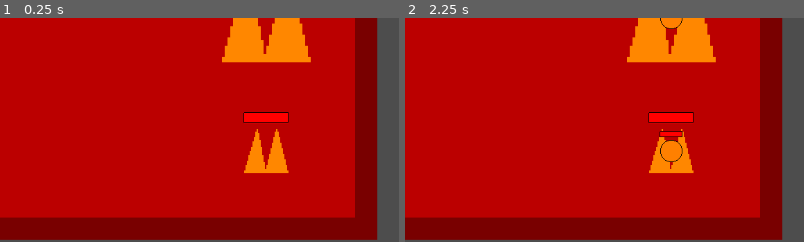
Above: before the commit, frames 1-2 (left to right).
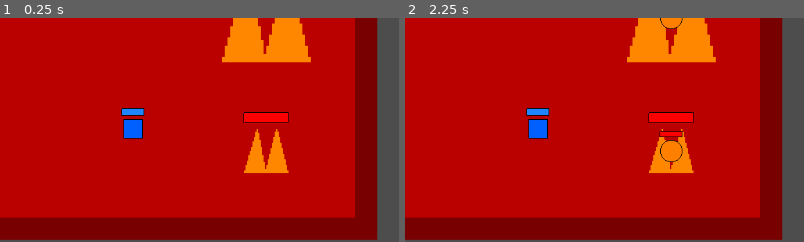
Above: after the commit, the same moments.

Repository: aucguy/Ludum-Dare-54
Game: Godot game, scene res://scenes/room.tscn
Same seed, same stepped clock (60 frames per second), same inputs: the game is played once before the commit and once after it. This scene is started directly instead of the project's main scene.
Inputs:
- Up to frame 1 (0.25 s): no input
- Up to frame 2 (2.25 s): tap Enter at 0.5, 2 s; hold D (move_right) 0.53-1.28 s; hold Space (spray_water) 0.53-1.28 s; hold S (move_down) 1.28-2.03 s; tap Space (spray_water) at 1.35 s; hold D (move_right) from 2.03 s (still down); hold Space (spray_water) from 2.03 s (still down)
The pictures show only the part of the screen within x 0-50%, y 0-50%; the shares and areas given below are measured in that part.

The runs differ from the first frame. In frame 1, 0.7% of the frame differs, in the area x 30-37%, y 40-55%; in frame 2, 0.7%.

Commit message:
Add pool

Diff:
--- a/scenes/health.gd
+++ b/scenes/health.gd
@@ -28,6 +28,8 @@
 		stroke_width = value
 		queue_redraw()
 
+@export var can_die: bool = true
+
 @onready var health = max_health
 @onready var is_dead = false
 
@@ -35,7 +37,7 @@
 signal change
 
 func increment(amount):
-	if is_dead:
+	if is_dead and can_die:
 		return
 	health += amount
 	if health < 0:
@@ -48,7 +50,7 @@
 	change.emit()
 
 func set_health(amount):
-	if is_dead:
+	if is_dead and can_die:
 		return
 	health = amount
 	if health < 0:
@@ -59,6 +61,10 @@
 		health = max_health
 	queue_redraw()
 	change.emit()
+
+func set_max_health(amount):
+	max_health = amount
+	health = max_health
 
 func restart():
 	is_dead = false
--- a/scenes/health.tscn
+++ b/scenes/health.tscn
@@ -4,3 +4,4 @@
 
 [node name="Health" type="Node2D"]
 script = ExtResource("1_h15x3")
+can_die = null
--- a/scenes/player.tscn
+++ b/scenes/player.tscn
@@ -34,9 +34,9 @@
 [node name="WaterSpray" parent="." groups=["player"] instance=ExtResource("3_xqv0s")]
 
 [node name="Health" parent="." instance=ExtResource("4_hfo1k")]
-max_health = 100.0
 width = 0
 height = 0
 fill_color = Color(1, 0, 0, 0)
+can_die = true
 
 [connection signal="dead" from="Health" to="." method="_on_health_dead"]
--- /dev/null
+++ b/scenes/pool.gd
@@ -0,0 +1,15 @@
+extends Area2D
+
+@export var refill_speed: int = 10
+@export var capacity: int = 25
+
+func _ready():
+	$Health.set_max_health(capacity)
+
+func _process(delta):
+	$Health.increment(delta * refill_speed)
+
+func _on_body_entered(body):
+	if body.is_in_group('player'):
+		body.hurt(-$Health.health)
+		$Health.set_health(0)
--- /dev/null
+++ b/scenes/pool.tscn
@@ -0,0 +1,39 @@
+[gd_scene load_steps=6 format=3 uid="uid://d1l3mlrewpiyg"]
+
+[ext_resource type="Script" path="res://scenes/pool.gd" id="1_3puvb"]
+[ext_resource type="Texture2D" uid="uid://5q3otgfnw1uu" path="res://images/pool.png" id="1_na2aq"]
+[ext_resource type="PackedScene" uid="uid://ddoq2dtf3va6t" path="res://scenes/health.tscn" id="2_om1uw"]
+
+[sub_resource type="SpriteFrames" id="SpriteFrames_g4mmn"]
+animations = [{
+"frames": [{
+"duration": 1.0,
+"texture": ExtResource("1_na2aq")
+}],
+"loop": true,
+"name": &"default",
+"speed": 5.0
+}]
+
+[sub_resource type="RectangleShape2D" id="RectangleShape2D_h64jn"]
+size = Vector2(32, 32)
+
+[node name="Pool" type="Area2D"]
+collision_layer = 0
+collision_mask = 2
+script = ExtResource("1_3puvb")
+
+[node name="AnimatedSprite2D" type="AnimatedSprite2D" parent="."]
+sprite_frames = SubResource("SpriteFrames_g4mmn")
+
+[node name="CollisionShape2D" type="CollisionShape2D" parent="."]
+shape = SubResource("RectangleShape2D_h64jn")
+
+[node name="Health" parent="." instance=ExtResource("2_om1uw")]
+position = Vector2(0, -24)
+width = 32
+height = 10
+fill_color = Color(0.117647, 0.521569, 1, 1)
+can_die = false
+
+[connection signal="body_entered" from="." to="." method="_on_body_entered"]
--- a/scenes/room.tscn
+++ b/scenes/room.tscn
@@ -1,9 +1,10 @@
-[gd_scene load_steps=5 format=3 uid="uid://biul51k28vjpi"]
+[gd_scene load_steps=6 format=3 uid="uid://biul51k28vjpi"]
 
 [ext_resource type="TileSet" uid="uid://bbbu21713u1oi" path="res://resources/tileset.tres" id="1_wp7ef"]
 [ext_resource type="PackedScene" uid="uid://kagfojcqpehh" path="res://scenes/entrance.tscn" id="3_4ohl4"]
 [ext_resource type="PackedScene" uid="uid://dc0waoarlabwy" path="res://scenes/big_fire.tscn" id="3_vl2ob"]
 [ext_resource type="PackedScene" uid="uid://ckj4v7ajmvggm" path="res://scenes/small_fire.tscn" id="4_ntj2r"]
+[ext_resource type="PackedScene" uid="uid://d1l3mlrewpiyg" path="res://scenes/pool.tscn" id="5_yky6p"]
 
 [node name="Room" type="Node2D"]
 
@@ -27,3 +28,6 @@
 
 [node name="BigFire2" parent="." instance=ExtResource("3_vl2ob")]
 position = Vector2(256, -96)
+
+[node name="Pool" parent="." instance=ExtResource("5_yky6p")]
+position = Vector2(192, 160)
Binary file added: images/pool.png
Not shown, added: images/pool.png.import
Not shown, added: images/pool.piskel
